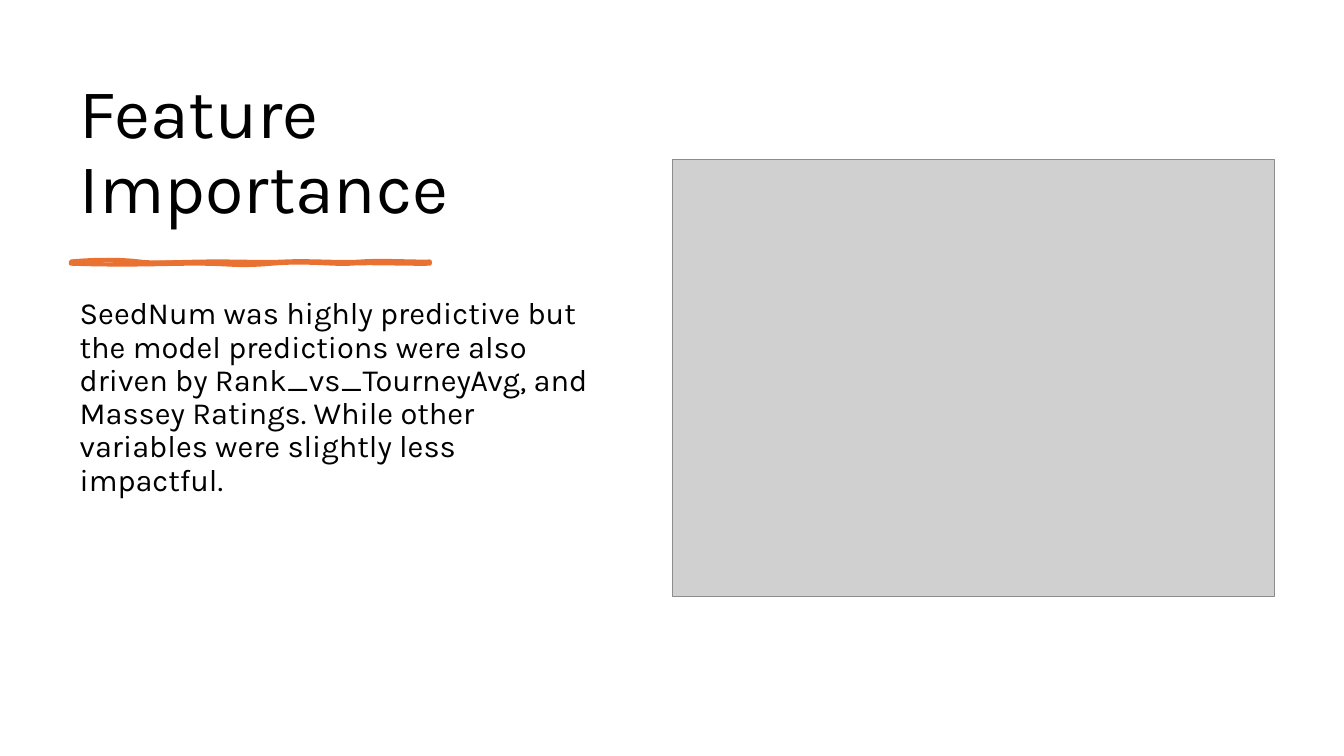
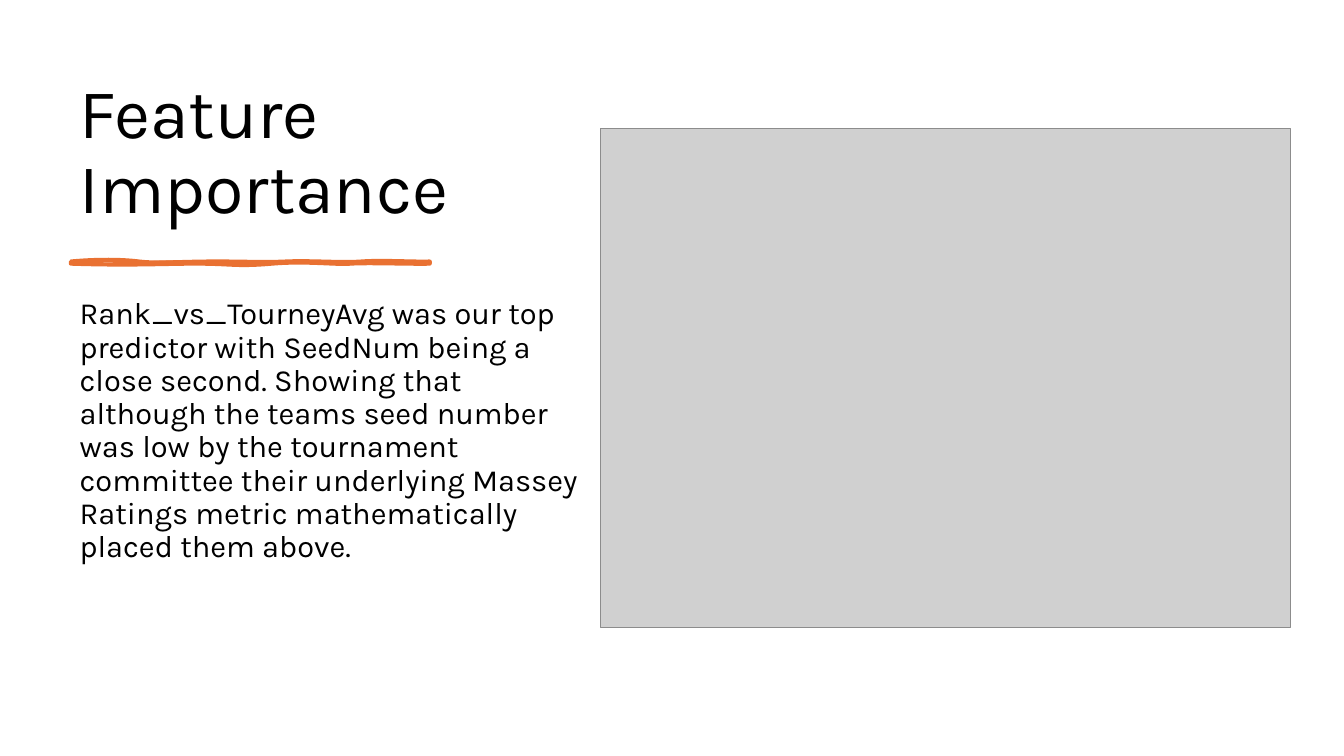
Before and after one commit to ThatTwoDude/STAT486_FinalProject, a slide deck: slide 8 of progress/ClassPresentation.pptx (slide 5 before the commit). Drawn at 1344x756 pixels with LibreOffice and Linux fonts; fonts in the diff are those of the drawing; grey boxes stand for pictures. Boxes give left, top, right and bottom in pixels: in the first picture for what was removed or moved away, otherwise in the second. Text is boxed around its words. In the diff, an @@ line names an element or a change of style, - is before the commit and + after.

```diff
--- a/progress/ClassPresentation.pptx
+++ b/progress/ClassPresentation.pptx
@@ picture: place and size @@
-picture at (673, 160, 1274, 597)
+picture at (601, 128, 1291, 627)
@@ text at (80, 303, 577, 565): text changed @@
-SeedNum was highly predictive but the model predictions were also driven by Rank_vs_TourneyAvg, and Massey Ratings. While other variables were slightly less impactful.
+Rank_vs_TourneyAvg was our top predictor with SeedNum being a close second. Showing that although the teams seed number was low by the tournament committee their underlying Massey Ratings metric mathematically placed them above.
```
Also in this commit, not shown: 1 other slide changed, 3 slides added, 1 slide removed.
